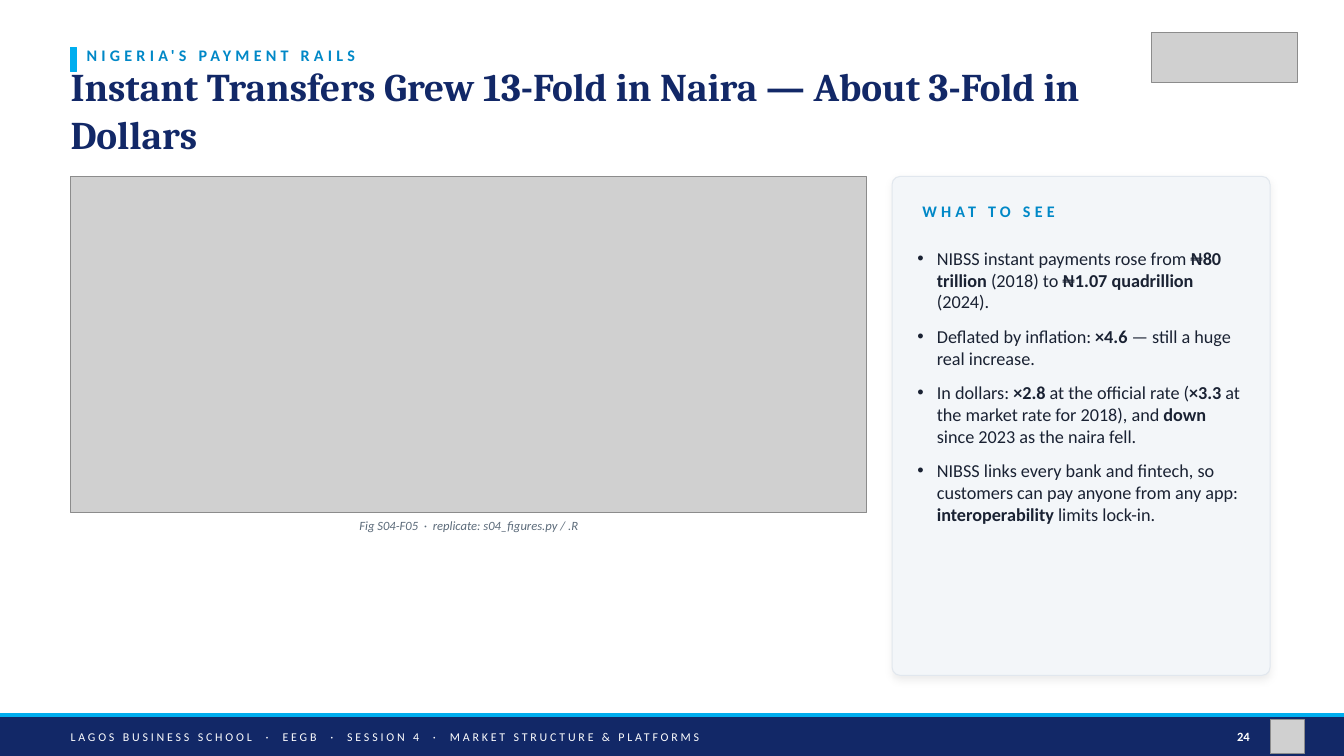
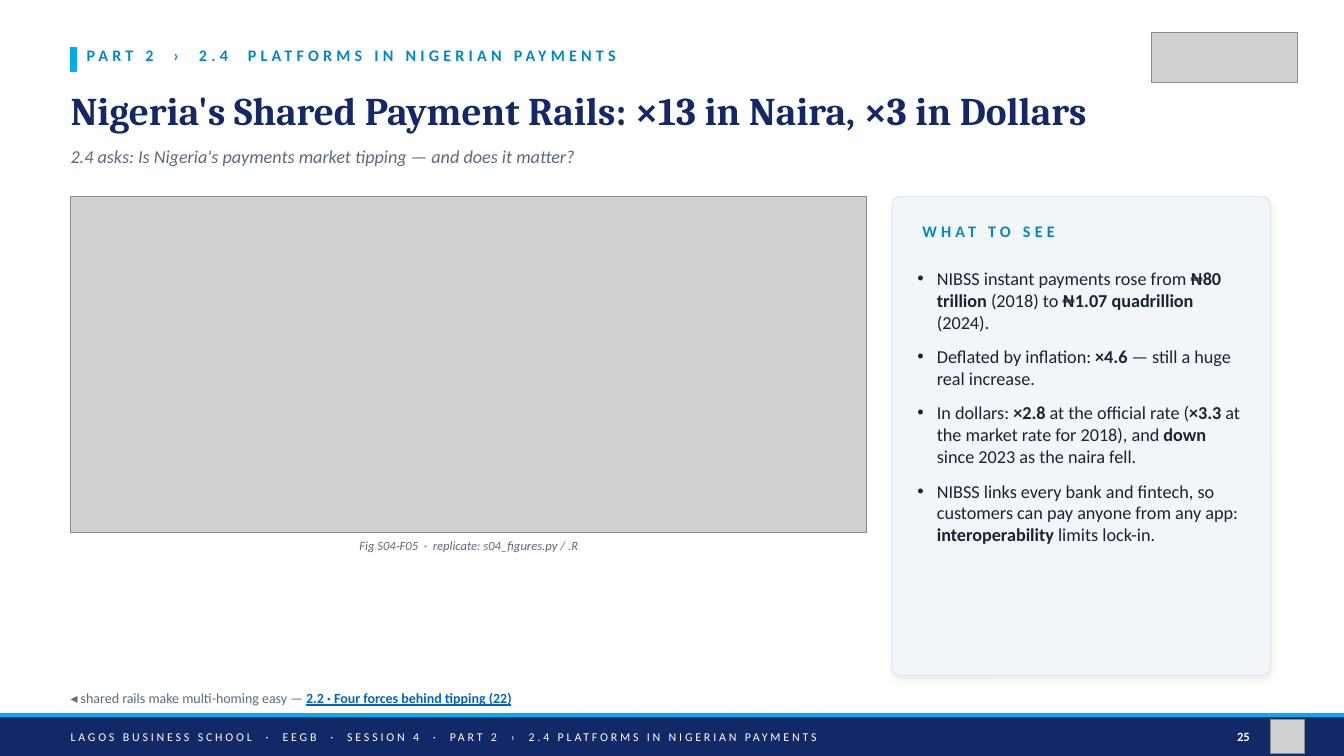
Before and after one commit to adibongo/eegb, a slide deck: slide 25 of sessions/s04/slides/EEGB_S04_Market_Structure_Platforms_Competition_Policy.pptx (slide 24 before the commit). Drawn at 1344x756 pixels with LibreOffice and Linux fonts; fonts in the diff are those of the drawing; grey boxes stand for pictures. Boxes give left, top, right and bottom in pixels: in the first picture for what was removed or moved away, otherwise in the second. Text is boxed around its words. In the diff, an @@ line names an element or a change of style, - is before the commit and + after.

```diff
--- a/sessions/s04/slides/EEGB_S04_Market_Structure_Platforms_Competition_Policy.pptx
+++ b/sessions/s04/slides/EEGB_S04_Market_Structure_Platforms_Competition_Policy.pptx
@@ text at box(145, 50, 228, 61): text changed @@
-NIGERIA'S PAYMENT RAILS
+PART 2 › 2.4 PLATFORMS IN NIGERIAN PAYMENTS
@@ text at box(71, 97, 1087, 134): text changed @@
-Instant Transfers Grew 13-Fold in Naira — About 3-Fold in Dollars
+Nigeria's Shared Payment Rails: ×13 in Naira, ×3 in Dollars
@@ text added at box(71, 150, 574, 166), 13 pt, text #5C6B7A, italic @@
+2.4 asks: Is Nigeria's payments market tipping — and does it matter?
@@ rounded rectangle: place and size @@
-rounded rectangle at box(892, 176, 1270, 676)
+rounded rectangle at box(892, 197, 1270, 676)
@@ 2 texts, 1 picture: place and size @@
-2 texts, 1 picture at box(71, 176, 1011, 532)
+2 texts, 1 picture at box(71, 197, 1011, 552)
@@ text "NIBSS instant payments rose from ...": place and size @@
-text "NIBSS instant payments rose from ..." at box(937, 252, 1240, 524)
+text "NIBSS instant payments rose from ..." at box(937, 272, 1240, 544)
@@ text added at box(81, 693, 512, 706), 10 pt, text #5C6B7A @@
+◂ shared rails make multi-homing easy — 2.2 · Four forces behind tipping (22)
@@ text at box(71, 733, 549, 741): text changed @@
-LAGOS BUSINESS SCHOOL · EEGB · SESSION 4 · MARKET STRUCTURE & PLATFORMS
+LAGOS BUSINESS SCHOOL · EEGB · SESSION 4 · PART 2 › 2.4 PLATFORMS IN NIGERIAN PAYMENTS
@@ text at box(1237, 732, 1250, 741): text changed @@
-24
+25
```
Also in this commit, not shown: 38 other slides changed, 2 slides added, 1 slide removed, 11 other files.
